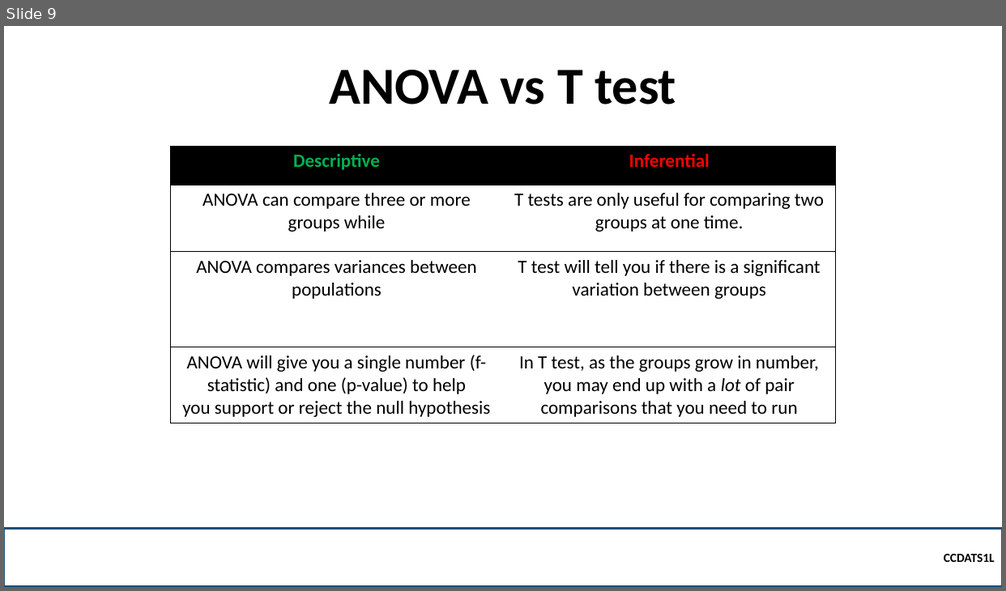
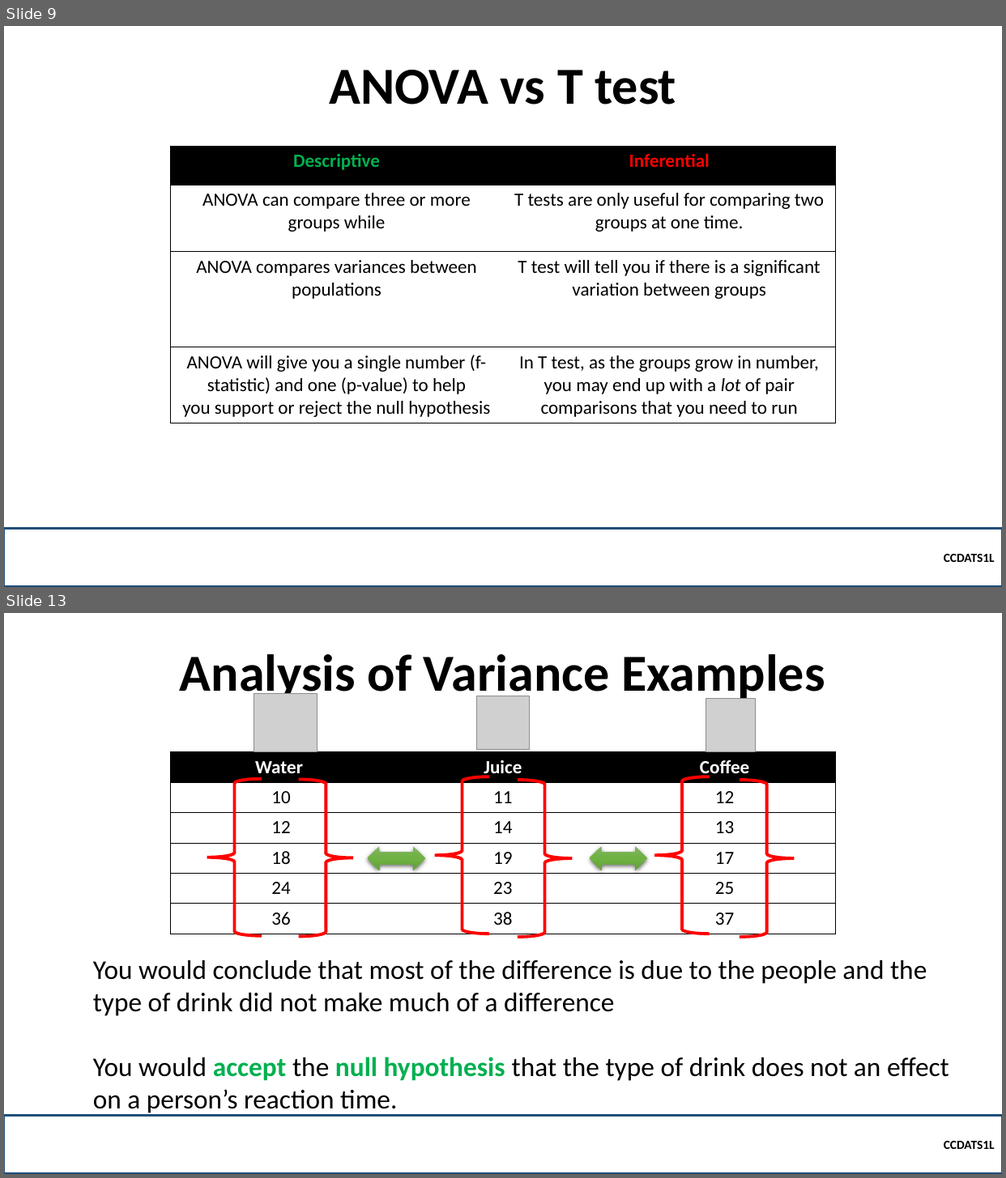
Before and after one commit to robitussin/CCDATS1L, a slide deck: week 10/Analysis of Variance.pptx. Shown one above the other, each under a label of ours: slide 9 before the commit, slides 9 and 13 after it; the slides between them are not shown. The pictures are 1006x591 and 1006x1178 pixels, drawn with LibreOffice and Linux fonts; fonts in the diff are those of the drawing; grey boxes stand for pictures; background and template pictures are left out. Boxes give left, top, right and bottom in pixels: in the first picture for what was removed or moved away, otherwise in the second. Text is boxed around its words. In the diff, an @@ line names an element or a change of style, - is before the commit and + after.

```diff
--- a/week 10/Analysis of Variance.pptx
+++ b/week 10/Analysis of Variance.pptx
@@ slide 13 added at (4,613,1002,1174), background picture (left out) @@
@@ title added at (180,654,825,703), 50 pt, text #000000, bold @@
+Analysis of Variance Examples
@@ picture added at (254,694,317,752) @@
@@ picture added at (476,696,530,749) @@
@@ picture added at (706,699,756,752) @@
@@ table added at (170,752,835,934), 6 rows, 3 columns @@
+Water | Juice | Coffee
+10 | 11 | 12
+12 | 14 | 13
+18 | 19 | 17
+24 | 23 | 25
+36 | 38 | 37
@@ left brace added at (206,779,262,936), outline #FF0000 3 pt @@
@@ left brace added at (299,779,354,936), outline #FF0000 3 pt @@
@@ left brace added at (435,777,490,934), outline #FF0000 3 pt @@
@@ left brace added at (518,780,572,937), outline #FF0000 3 pt @@
@@ left brace added at (654,777,710,934), outline #FF0000 3 pt @@
@@ left brace added at (740,780,795,937), outline #FF0000 3 pt @@
@@ left right arrow added at (368,846,425,870), fill gradient #81B861 to #6FB242 to #62A336 @@
@@ left right arrow added at (590,846,647,870), fill gradient #81B861 to #6FB242 to #62A336 @@
@@ text added at (93,960,949,1116), 26 pt, text #000000 @@
+You would conclude that most of the difference is due to the people and the type of drink did not make much of a difference
+You would accept the null hypothesis that the type of drink does not an effect on a person’s reaction time.
@@ rectangle added at (4,1115,1002,1174), outline #1F4E79 2.25 pt, 12 pt, text #000000, bold @@
+  CCDATS1L
```
Also in this commit, not shown: 1 slide changed, 16 other slides added, 2 other files.
